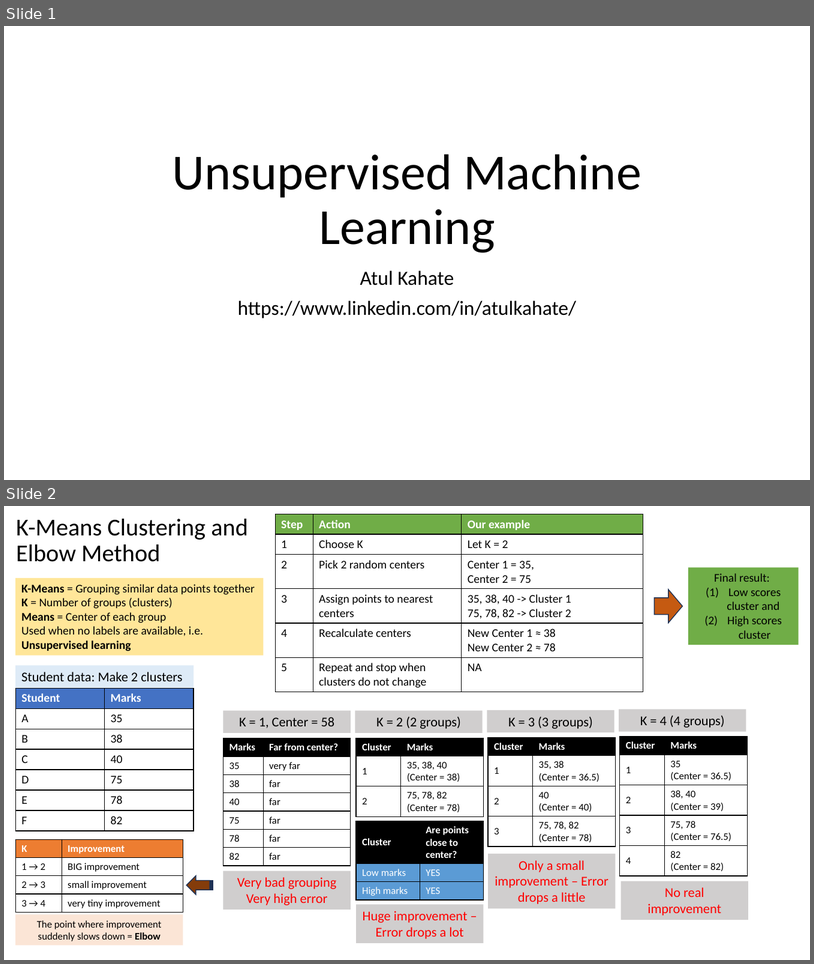
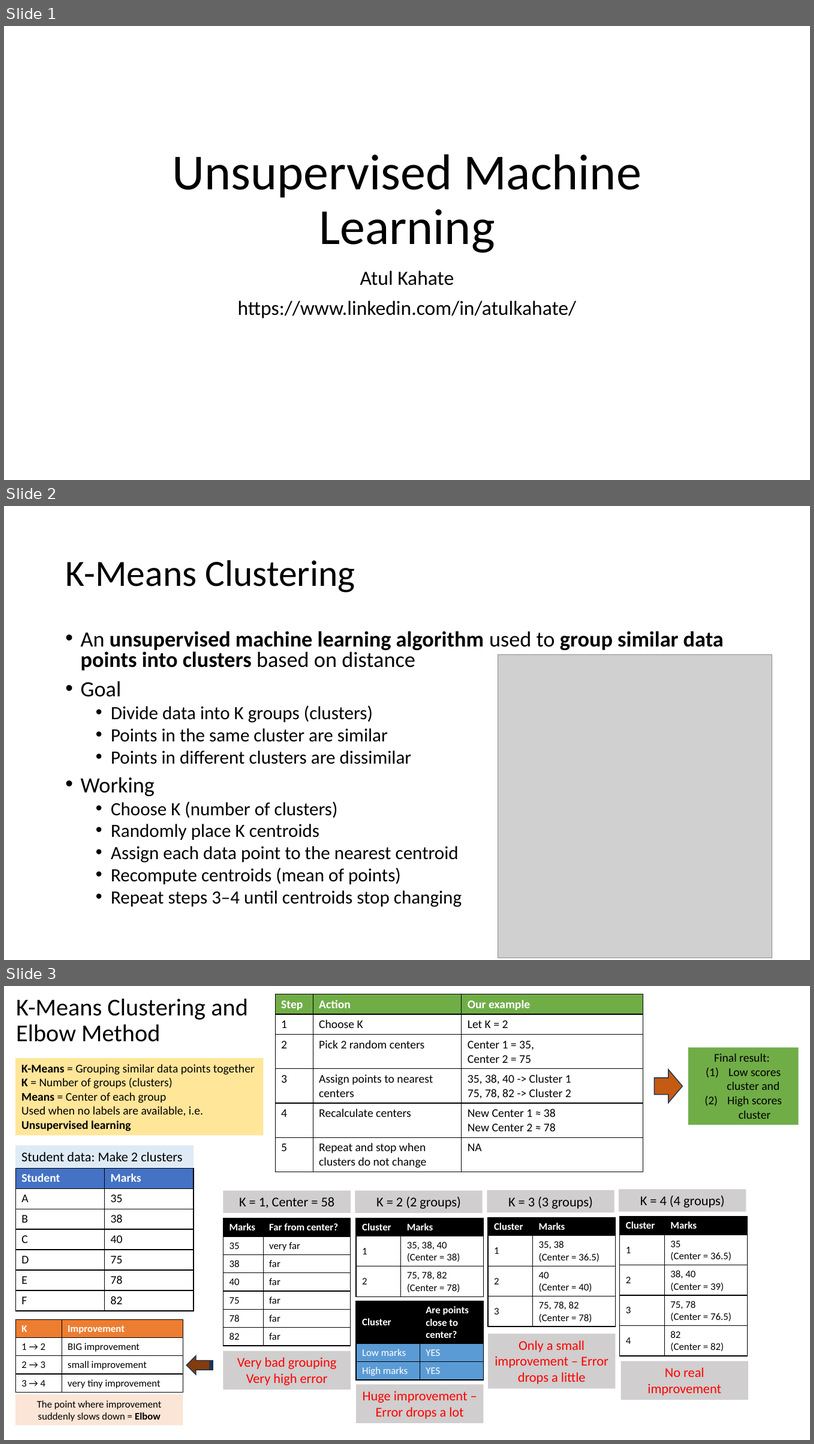
Before and after one commit to trishikh2002/ml_edurka, a slide deck: slides/ML - Module 4 - Unsupervised Machine Learning.pptx. Shown one above the other, each under a label of ours: slides 1 and 2 before the commit, slides 1, 2 and 3 after it. The pictures are 814x964 and 814x1444 pixels, drawn with LibreOffice and Linux fonts; fonts in the diff are those of the drawing; grey boxes stand for pictures. Boxes give left, top, right and bottom in pixels: in the first picture for what was removed or moved away, otherwise in the second. Text is boxed around its words. In the diff, an @@ line names an element or a change of style, - is before the commit and + after.

```diff
--- a/slides/ML - Module 4 - Unsupervised Machine Learning.pptx
+++ b/slides/ML - Module 4 - Unsupervised Machine Learning.pptx
@@ slide 2 added at (4, 506, 810, 960), background #FFFFFF @@
@@ title added at (65, 560, 355, 592), 44 pt, text #000000 @@
+K-Means Clustering
@@ text added at (81, 631, 724, 907), 22.2 pt, text #000000 @@
+• An unsupervised machine learning algorithm used to group similar data points into clusters based on distance
+• Goal
+  • Divide data into K groups (clusters)
+  • Points in the same cluster are similar
+  • Points in different clusters are dissimilar
+• Working
+  • Choose K (number of clusters)
+  • Randomly place K centroids
+  • Assign each data point to the nearest centroid
+  • Recompute centroids (mean of points)
+  • Repeat steps 3–4 until centroids stop changing
@@ picture added at (498, 655, 773, 958) @@
@@ what was slide 2 is now slide 3 @@
```
Also in this commit, not shown: 9 other files.
